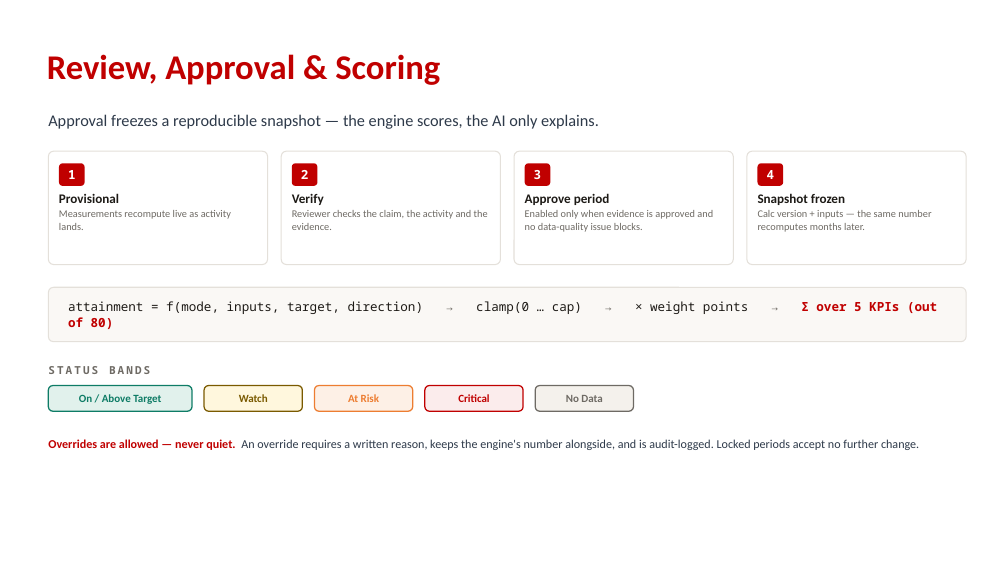
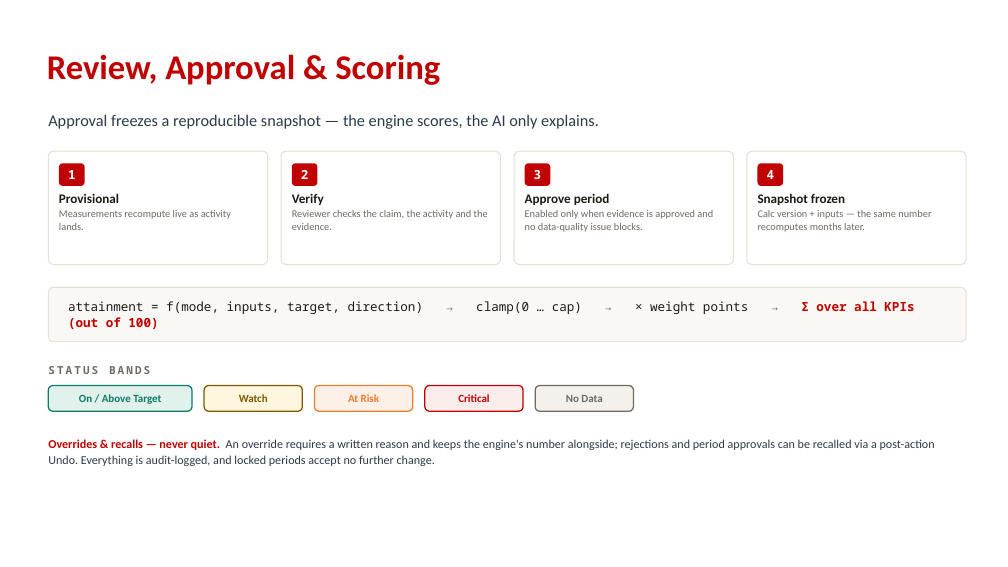
Before and after one commit to collins-geodev/gis-kpi, a slide deck: slide 6 of server-assets/docs/GIS-KPI-Dashboard-Workflow-Deck.pptx. Drawn at 1008x567 pixels with LibreOffice and Linux fonts; fonts in the diff are those of the drawing; background and template pictures are left out. Boxes give left, top, right and bottom in pixels: in the first picture for what was removed or moved away, otherwise in the second. Text is boxed around its words. In the diff, an @@ line names an element or a change of style, - is before the commit and + after.

```diff
--- a/server-assets/docs/GIS-KPI-Dashboard-Workflow-Deck.pptx
+++ b/server-assets/docs/GIS-KPI-Dashboard-Workflow-Deck.pptx
@@ text at box(68, 301, 914, 314): text changed @@
-attainment = f(mode, inputs, target, direction) → clamp(0 … cap) → × weight points → Σ over 5 KPIs (out of 80)
+attainment = f(mode, inputs, target, direction) → clamp(0 … cap) → × weight points → Σ over all KPIs (out of 100)
@@ text at box(48, 439, 935, 466): text changed @@
-Overrides are allowed — never quiet. An override requires a written reason, keeps the engine's number alongside, and is audit-logged. Locked periods accept no further change.
+Overrides & recalls — never quiet. An override requires a written reason and keeps the engine's number alongside; rejections and period approvals can be recalled via a post-action Undo. Everything is audit-logged, and locked periods accept no further change.
```
Also in this commit, not shown: 3 other slides changed, 6 other files.
